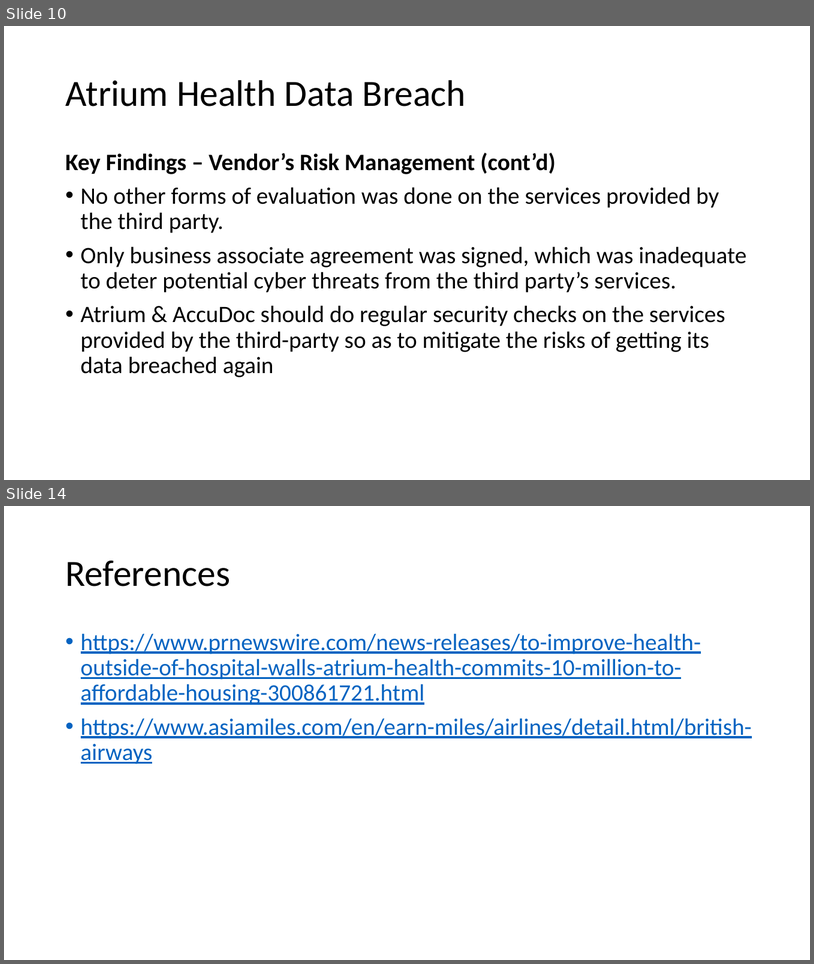
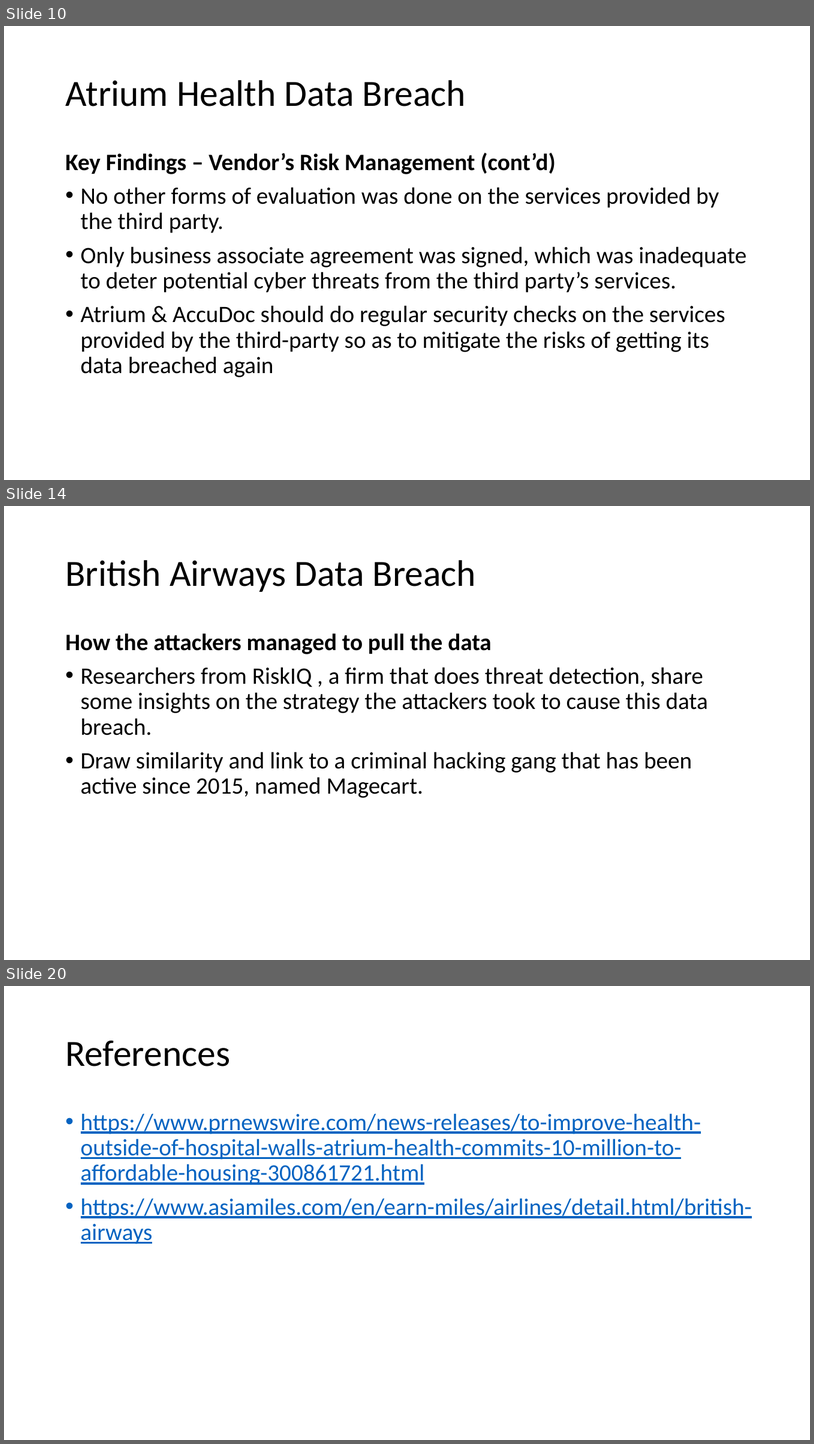
Before and after one commit to nicholasneo78/regression-analysis, a slide deck: CE4062-project.pptx. Shown one above the other, each under a label of ours: slides 10 and 14 before the commit, slides 10, 14 and 20 after it; the slides between them are not shown. The pictures are 814x964 and 814x1444 pixels, drawn with LibreOffice and Linux fonts; fonts in the diff are those of the drawing. Boxes give left, top, right and bottom in pixels: in the first picture for what was removed or moved away, otherwise in the second. Text is boxed around its words. In the diff, an @@ line names an element or a change of style, - is before the commit and + after.

```diff
--- a/CE4062-project.pptx
+++ b/CE4062-project.pptx
@@ slide 14 added at <box>4,506,810,960</box>, background #FFFFFF @@
@@ title added at <box>65,560,477,592</box>, 44 pt, text #000000 @@
+British Airways Data Breach
@@ text added at <box>65,633,708,798</box>, 28 pt, text #000000 @@
+How the attackers managed to pull the data
+• Researchers from RiskIQ , a firm that does threat detection, share some insights on the strategy the attackers took to cause this data breach.
+• Draw similarity and link to a criminal hacking gang that has been active since 2015, named Magecart.
@@ what was slide 14 is now slide 20 @@
```
Also in this commit, not shown: 2 slides changed, 6 other slides added, 1 slide removed.
